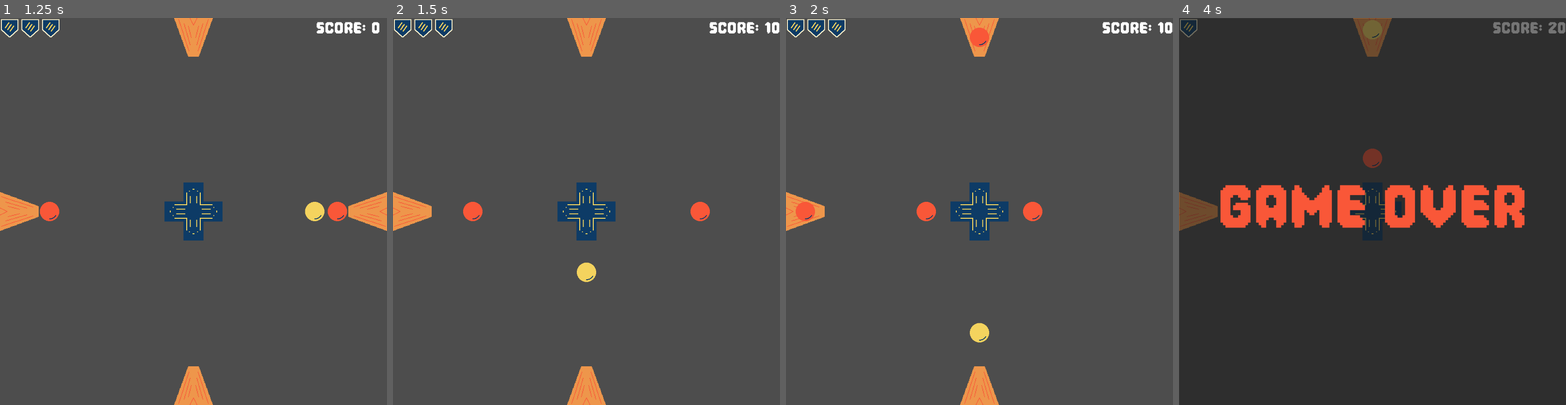
Above: before the commit, frames 1-4 (left to right).
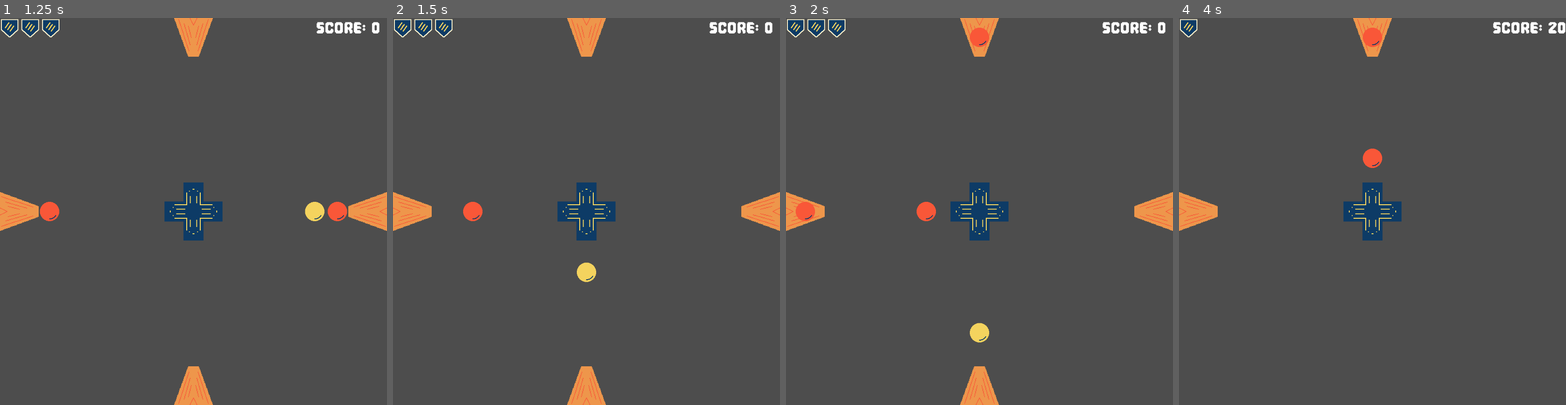
Above: after the commit, the same moments.

Repository: skain/incremental-outpost
Game: Godot game, scene res://scenes/main.tscn
Same seed, same stepped clock (60 frames per second), same inputs: the game is played once before the commit and once after it.
Inputs:
- Up to frame 1 (1.25 s): tap Enter at 0.5 s; hold Right (fire-right) from 0.53 s (still down)
- Up to frame 2 (1.5 s): release Right (fire-right) at 1.28 s; hold Down (fire-down) from 1.28 s (still down)
- Up to frame 3 (2 s): keep holding Down (fire-down)
- Up to frame 4 (4 s): release Down (fire-down) at 2.03 s; hold Right (fire-right) 2.03-2.78 s; hold Up (fire-up) 2.78-3.53 s; hold Left (fire-left) from 3.53 s (still down)

Frame 1 is identical in both runs. In frame 2, 0.9% of the frame differs, in the area x 76-100%, y 1-55%; in frame 3, 0.9%; in frame 4, 100%, in the area x 0-100%, y 0-100%.

Commit message:
Projectile collision handling

Diff:
--- a/scenes/enemy_projectile.tscn
+++ b/scenes/enemy_projectile.tscn
@@ -7,6 +7,7 @@
 size = Vector2(64, 63)
 
 [node name="EnemyProjectile" type="Area2D"]
+collision_mask = 8
 script = ExtResource("1_e8ik0")
 
 [node name="Sprite2D" type="Sprite2D" parent="."]
@@ -15,3 +16,5 @@
 [node name="CollisionShape2D" type="CollisionShape2D" parent="."]
 position = Vector2(0, -0.5)
 shape = SubResource("RectangleShape2D_e8ik0")
+
+[connection signal="area_entered" from="." to="." method="_on_area_entered"]
--- a/scripts/enemy.gd
+++ b/scripts/enemy.gd
@@ -18,7 +18,7 @@
 
 func _ready() -> void:
 	_start_shoot_timer()
-	print(GameMath.get_scaled_value(base_shoot_chance, enemy_level, 1.25))
+	#print(GameMath.get_scaled_value(base_shoot_chance, enemy_level, 1.25))
 
 func _start_shoot_timer() -> void:
 	var cur_delay: float = GameMath.get_scaled_value(base_shoot_delay, enemy_level, 1.5)
--- a/scripts/enemy_projectile.gd
+++ b/scripts/enemy_projectile.gd
@@ -12,3 +12,11 @@
 func setup(starting_direction: Vector2):
 	direction = starting_direction.normalized()
 	velocity = direction * speed
+
+
+
+func _on_area_entered(area: Area2D) -> void:
+	if area is PlayerProjectile:
+		print("projectile collision")
+		area.queue_free()
+		queue_free()
--- a/scripts/player.gd
+++ b/scripts/player.gd
@@ -21,14 +21,14 @@
 			_fire_projectile(Vector2.RIGHT, Vector2(128,0))
 
 func _fire_projectile(direction: Vector2, offset: Vector2) -> void:
-	print("player position: ", position)
+	#print("player position: ", position)
 	var projectile: PlayerProjectile = PROJECTILE_SCENE.instantiate()
 	get_parent().add_child(projectile)
 	var start_position := global_position + offset
 	print(start_position)
 	projectile.global_position =  start_position
 	projectile.setup(direction)
-	print("fired")
+	#print("fired")
 
 	can_fire = false  # Prevent further firing
 	await get_tree().create_timer(fire_rate).timeout  # Wait for fire_rate seconds
--- a/scripts/player_projectile.gd
+++ b/scripts/player_projectile.gd
@@ -20,5 +20,5 @@
 
 
 func _on_visible_on_screen_notifier_2d_screen_exited() -> void:
-	print('projectile destroyed')
+	#print('projectile destroyed')
 	queue_free()
